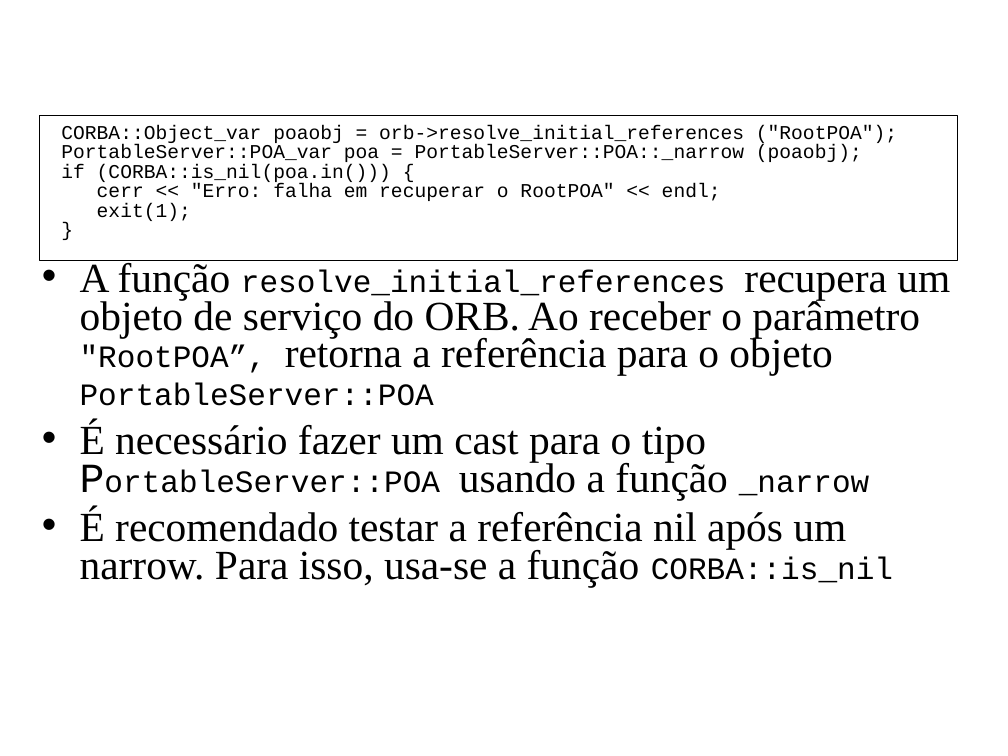
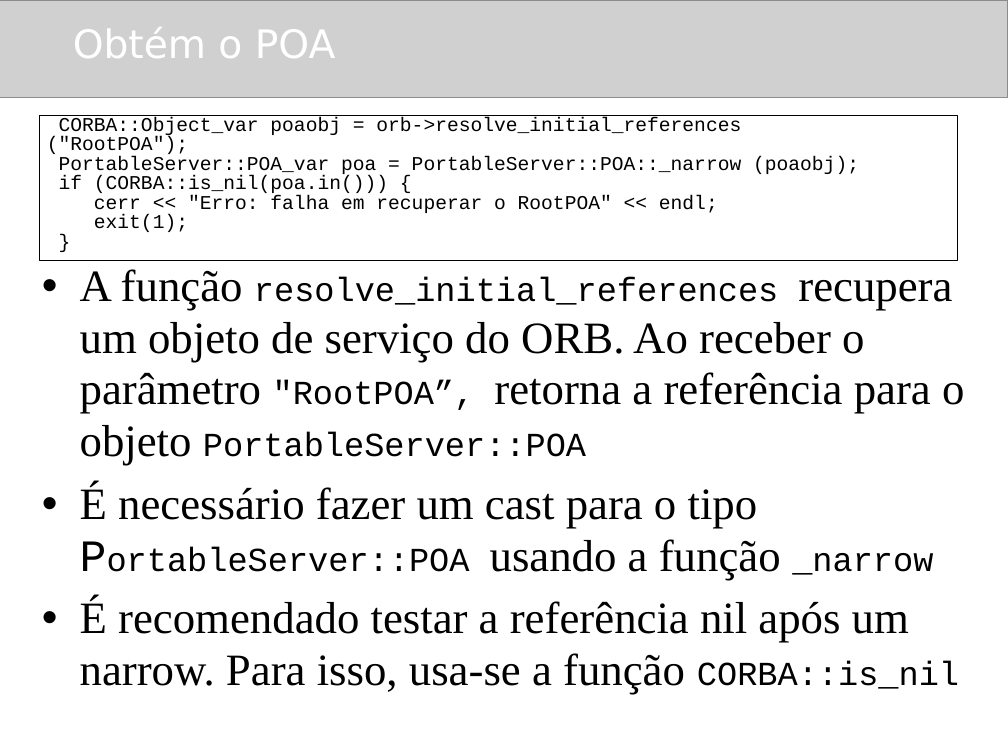
Before and after one commit to amadeubarbosa/openbus-core, a slide deck: slide 49 of docs/cursos/developer/cpp/4.CORBA_CPP.ppt (slide 27 before the commit). Drawn at 1008x756 pixels with LibreOffice and Linux fonts; fonts in the diff are those of the drawing; grey boxes stand for pictures; background and template pictures are left out. Boxes give left, top, right and bottom in pixels: in the first picture for what was removed or moved away, otherwise in the second. Text is boxed around its words. In the diff, an @@ line names an element or a change of style, - is before the commit and + after.

```diff
--- a/docs/cursos/developer/cpp/4.CORBA_CPP.ppt
+++ b/docs/cursos/developer/cpp/4.CORBA_CPP.ppt
@@ picture added at box(0, 0, 1008, 98) @@
@@ title "Obtém o POA" at box(73, 27, 336, 58): bold off @@
@@ rectangle added at box(39, 116, 958, 261), outline #000000 0.74 pt @@
@@ text "CORBA::Object_var poaobj = orb->resolve_initial_references ( ...": place and size @@
-text "CORBA::Object_var poaobj = orb->resolve_initial_references ( ..." at box(39, 116, 958, 261)
+text "CORBA::Object_var poaobj = orb->resolve_initial_references ( ..." at box(47, 117, 859, 232)
@@ text "CORBA::Object_var poaobj = orb->resolve_initial_references ( ..." at box(47, 117, 859, 232): indent changed; outline #000000 0.74 pt to none @@
@@ text "A função resolve_initial_references recupera um ..." at box(80, 269, 964, 695): size 29.6 to 32 pt in "A função recupera um objeto de serviço ...", "É necessário fazer um cast para o ...", "É recomendado testar a referência nil após ..."; size 22.2 to 24 pt in "resolve_initial_references "RootPOA”, PortableServer::POA", "PortableServer::POA _narrow", "CORBA::is_nil"; line spacing 0.76 to 0.96 @@
```
Also in this commit, not shown: 42 other slides changed, 22 slides added.
